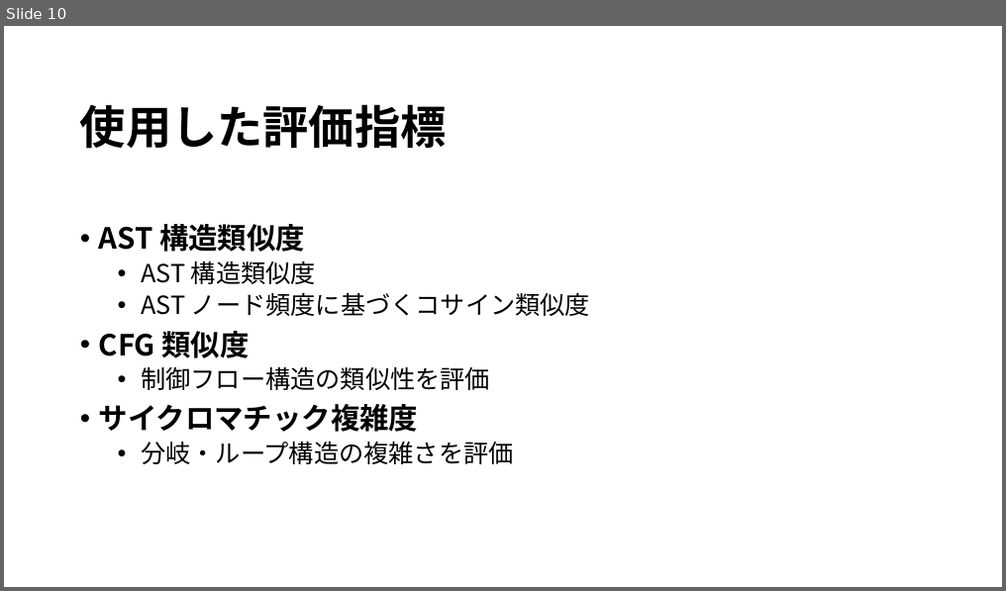
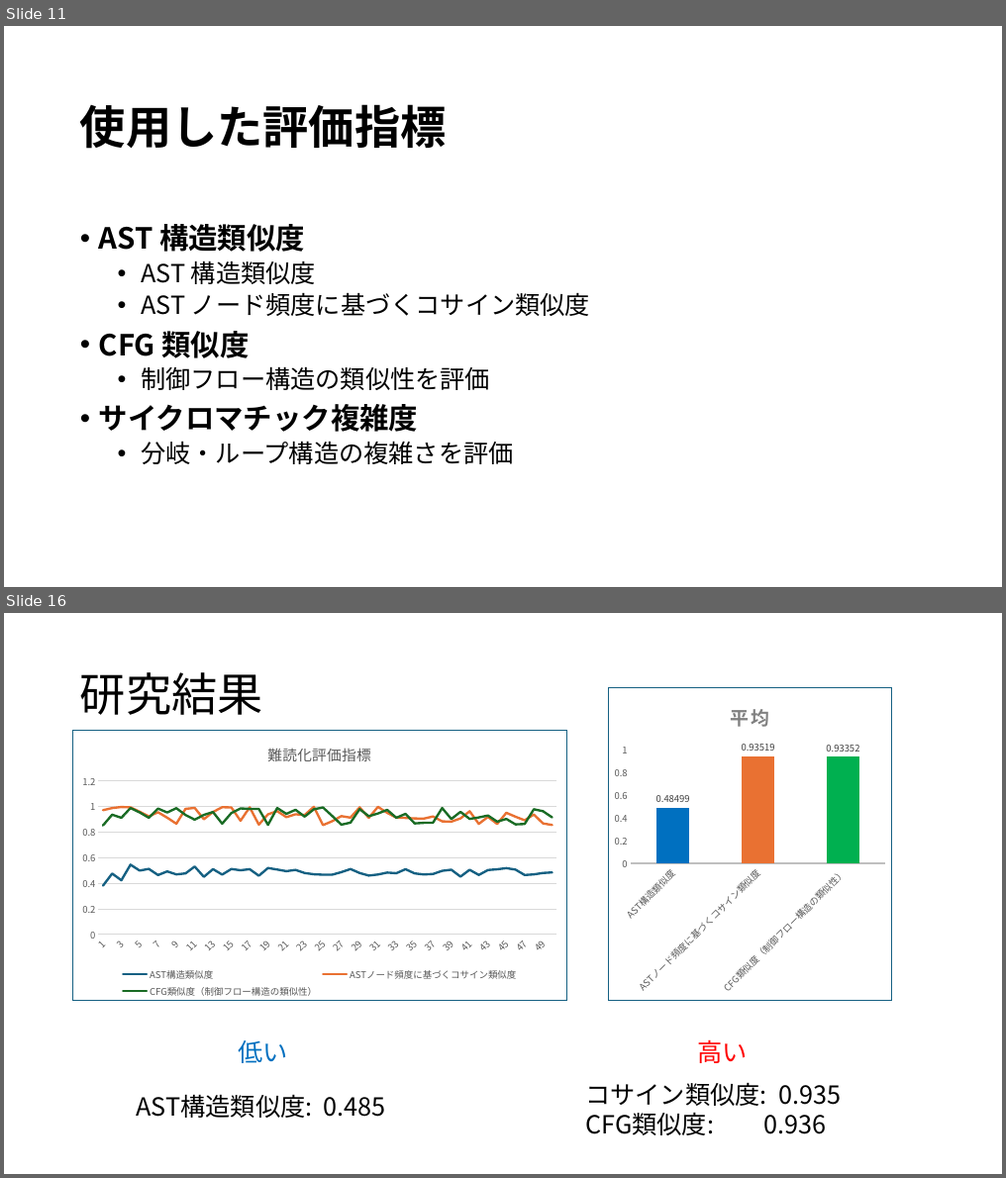
Before and after one commit to tamadalab/2025bthesis_kondo, a slide deck: prezentation.pptx. Shown one above the other, each under a label of ours: slide 10 before the commit, slides 11 and 16 after it; the slides between them are not shown. The pictures are 1006x591 and 1006x1178 pixels, drawn with LibreOffice and Linux fonts; fonts in the diff are those of the drawing. Boxes give left, top, right and bottom in pixels: in the first picture for what was removed or moved away, otherwise in the second. Text is boxed around its words. In the diff, an @@ line names an element or a change of style, - is before the commit and + after.

```diff
--- a/prezentation.pptx
+++ b/prezentation.pptx
@@ slide 16 added at (x1=4, y1=613, x2=1002, y2=1174), background #FFFFFF @@
@@ title added at (x1=80, y1=672, x2=263, y2=715), 44 pt, text #000000 @@
+研究結果
@@ column chart added at (x1=609, y1=688, x2=891, y2=1001) @@
+title "平均"
+categories: AST構造類似度, ASTノード頻度に基づくコサイン類似度, CFG類似度（制御フロー構造の類似性）
+平均: 0.48499, 0.93519, 0.93352
@@ line chart added at (x1=73, y1=730, x2=567, y2=1001) @@
+title "難読化評価指標 "
+categories: 1, 2, 3, 4, 5, 6, 7, 8, 9, 10, 11, 12, 13, 14, 15, 16, 17, 18, 19, 20, 21, 22, 23, 24, 25, 26, 27, 28, 29, 30, 31, 32, 33, 34, 35, 36, 37, 38, 39, 40, 41, 42, 43, 44, 45, 46, 47, 48, 49, 50
+AST構造類似度: 0.38, 0.48, 0.42, 0.55, 0.5, 0.51, 0.46, 0.49, 0.47, 0.48, 0.53, 0.45, 0.51, 0.47, 0.51, 0.5, 0.51, 0.46, 0.52, 0.51, 0.49, 0.5, 0.48, 0.47, 0.47, 0.47, 0.49, 0.51, 0.48, 0.46, 0.47, 0.48, 0.48, 0.51, 0.48, 0.47, 0.47, 0.5, 0.51, 0.45, 0.51, 0.46, 0.5, 0.51, 0.52, 0.51, 0.46, 0.47, 0.48, 0.48
+ASTノード頻度に基づくコサイン類似度: 0.97, 0.99, 1, 0.99, 0.96, 0.92, 0.96, 0.91, 0.87, 0.98, 0.99, 0.9, 0.96, 1, 0.99, 0.89, 0.99, 0.86, 0.94, 0.96, 0.92, 0.94, 0.93, 1, 0.86, 0.89, 0.93, 0.91, 0.99, 0.91, 1, 0.95, 0.91, 0.91, 0.91, 0.91, 0.92, 0.88, 0.88, 0.91, 0.96, 0.86, 0.92, 0.86, 0.95, 0.92, 0.89, 0.94, 0.87, 0.86
+CFG類似度（制御フロー構造の類似性）: 0.85, 0.94, 0.91, 0.99, 0.95, 0.91, 0.98, 0.95, 0.99, 0.93, 0.9, 0.93, 0.96, 0.87, 0.95, 0.99, 0.98, 0.98, 0.86, 0.99, 0.94, 0.97, 0.92, 0.98, 0.99, 0.93, 0.86, 0.87, 0.98, 0.92, 0.95, 0.97, 0.91, 0.94, 0.87, 0.87, 0.87, 0.99, 0.9, 0.96, 0.9, 0.91, 0.93, 0.88, 0.9, 0.86, 0.86, 0.98, 0.96, 0.92
@@ text added at (x1=238, y1=1041, x2=287, y2=1063), 24 pt, text #0070C0 @@
+低い
@@ text added at (x1=698, y1=1040, x2=747, y2=1063), 24 pt, text #FF0000 @@
+高い
@@ text added at (x1=585, y1=1082, x2=841, y2=1136), 24 pt, text #000000 @@
+コサイン類似度: 0.935
+CFG類似度: 0.936
@@ text added at (x1=137, y1=1094, x2=386, y2=1118), 24 pt, text #000000 @@
+AST構造類似度: 0.485
@@ what was slide 10 is now slide 11 @@
```
Also in this commit, not shown: 9 slides changed, 10 other slides added, 1 slide removed.
